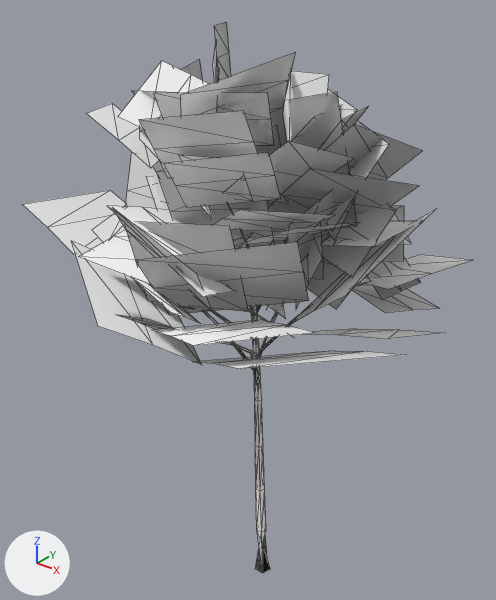
An edit to the glTF model ocean/swat/assets/environment/hollow_woods/trees/oak_1_lod1.glb, drawn before and after from the same camera.
Before and after are seen from a 50 mm lens placed at (18.9, -25.2, 33.8), pointed at (-2.9, 2.2, 16.9). Every picture has the same lights, and +X, +Y and +Z are marked at lower left. The first picture is the older version. Mesh edges are drawn as thin lines. Vertices at exactly the same position are counted once.

In view in the first picture: 'oak_1_lod1'.
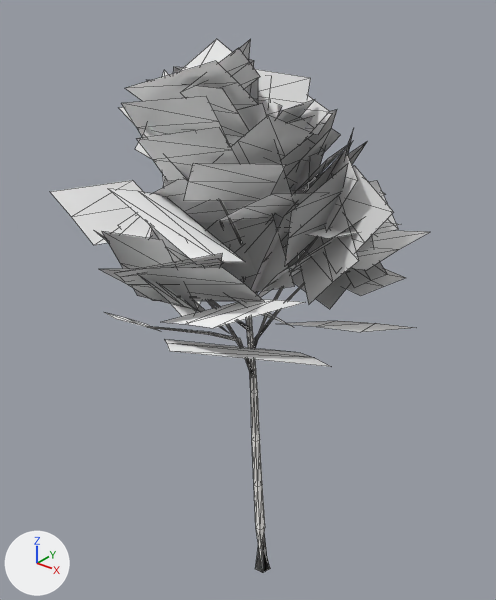
Edits to the bpy script that builds the scene:
```text
Change me_oak_1_lod1:
    remove me_oak_1_lod1.from_pydata(...)  # 828 vertices, 798 faces; spans x -14.1..9.0, y -9.4..13.0, z 0.0..31.7
    add me_oak_1_lod1.from_pydata(...)  # 828 vertices, 798 faces; spans x -12.7..6.6, y -9.0..12.0, z -0.1..30.9
    me_oak_1_lod1 part 1: the loose piece of 46 vertices spanning x -1.4..0.5, y -0.4..0.5, z 0.0..24.3 is multiplied about the mesh origin by the matrix ((1.019, 0.0, -0.035), (0.001, 1.02, 0.011), (0.035, -0.011, 1.019))
    me_oak_1_lod1 part 2: the loose piece of 16 vertices spanning x -1.0..0.0, y -6.3..0.4, z 15.8..20.7 is scaled about its middle by (0.778, 0.911, 0.929), then moved by (-0.7, 0.5, 0.2)
    me_oak_1_lod1 part 3: the loose piece of 16 vertices spanning x -0.9..2.1, y 0.1..2.0, z 14.4..22.1 is scaled about its middle by (1.04, 1.36, 0.989), then moved by (-0.4, 0.5, 0.3)
    me_oak_1_lod1 part 4: the loose piece of 6 vertices spanning x -5.6..3.2, y -2.7..3.2, z 17.3..26.4 is multiplied about its middle by the matrix ((0.829, -0.376, -0.143), (0.392, 0.828, 0.096), (0.089, -0.147, 0.905)), then moved by (-1.9, 0.3, -0.6)
    me_oak_1_lod1 part 5: the loose piece of 6 vertices spanning x 0.7..9.0, y -8.6..-0.2, z 17.2..20.7 is multiplied about its middle by the matrix ((0.885, 0.25, 0.051), (-0.25, 0.886, 0.0), (-0.049, -0.014, 0.92)), then moved by (-2.4, -0.5, -0.3)
    me_oak_1_lod1 part 6: the loose piece of 6 vertices spanning x -1.1..5.3, y -8.7..-2.3, z 19.7..24.5 is multiplied about its middle by the matrix ((0.887, 0.247, 0.041), (-0.235, 0.874, -0.177), (-0.086, 0.16, 0.904)), then moved by (-2.4, -0.1, -0.9)
    me_oak_1_lod1 part 7: the loose piece of 6 vertices spanning x -2.5..2.8, y -6.8..-4.9, z 20.1..24.7 is multiplied about its middle by the matrix ((0.873, 0.285, -0.078), (-0.294, 0.861, -0.146), (0.027, 0.163, 0.906)), then moved by (-2.6, 0.2, -0.9)
    me_oak_1_lod1 part 8: the loose piece of 6 vertices spanning x -2.0..1.2, y -8.5..-6.2, z 18.9..21.0 is multiplied about its middle by the matrix ((0.823, 0.211, -0.061), (-0.218, 0.816, -0.113), (0.03, 0.125, 0.842)), then moved by (-2.5, 0.9, -1.0)
    me_oak_1_lod1 part 9: the loose piece of 6 vertices spanning x -9.8..-1.4, y -8.1..0.4, z 15.8..20.7 is multiplied about its middle by the matrix ((0.865, -0.295, -0.089), (0.309, 0.831, 0.24), (0.003, -0.256, 0.882)), then moved by (0.7, 1.3, 0.8)
    me_oak_1_lod1 part 10: the loose piece of 6 vertices spanning x -9.7..-4.1, y -0.8..0.2, z 20.2..24.7 is multiplied about its middle by the matrix ((0.225, 0.893, -0.012), (-0.876, 0.223, 0.177), (0.175, -0.032, 0.904)), then moved by (1.1, 0.4, 0.0)
    me_oak_1_lod1 part 11: the loose piece of 6 vertices spanning x -14.1..-9.1, y -4.5..2.0, z 19.5..21.8 is multiplied about its middle by the matrix ((0.913, 0.055, 0.094), (-0.054, 0.917, -0.014), (-0.094, 0.009, 0.914)), then moved by (1.2, 0.6, 0.6)
    me_oak_1_lod1 part 12: the loose piece of 6 vertices spanning x -10.4..-7.6, y -2.4..0.0, z 19.0..21.9 is multiplied about its middle by the matrix ((0.848, 0.053, 0.028), (-0.053, 0.848, 0.014), (-0.027, -0.015, 0.849)), then moved by (0.8, 0.8, 0.2)
    me_oak_1_lod1 part 13: the loose piece of 6 vertices spanning x 1.8..7.2, y -0.2..6.1, z 15.2..18.7 is multiplied about its middle by the matrix ((0.92, 0.018, 0.039), (-0.018, 0.921, -0.003), (-0.039, 0.003, 0.92)), then moved by (-1.2, -0.2, 0.1)
    me_oak_1_lod1 part 14: the loose piece of 6 vertices spanning x 1.1..6.1, y -1.5..7.2, z 17.3..23.3 is multiplied about its middle by the matrix ((0.895, 0.21, -0.022), (-0.21, 0.895, -0.019), (0.017, 0.023, 0.92)), then moved by (-2.1, -0.7, 0.5)
    me_oak_1_lod1 part 15: the loose piece of 6 vertices spanning x -0.5..6.9, y 5.2..13.0, z 16.5..19.5 is multiplied about its middle by the matrix ((0.892, -0.219, -0.008), (0.218, 0.889, -0.079), (0.026, 0.075, 0.916)), then moved by (-2.3, -0.4, 0.9)
    me_oak_1_lod1 part 16: the loose piece of 6 vertices spanning x -0.3..5.3, y 6.5..11.9, z 15.7..16.4 is multiplied about its middle by the matrix ((0.901, -0.154, -0.076), (0.137, 0.888, -0.183), (0.104, 0.169, 0.895)), then moved by (-1.9, -0.4, 1.0)
    me_oak_1_lod1 part 17: 578 of 828 vertices moved; they spanned x -13.5..6.1, y -9.4..10.6, z 13.0..31.7 and now span x -12.7..5.5, y -9.0..11.1, z 13.3..30.9; mean shift (-1.0, 0.5, 0.0); largest move (-0.4, -3.9, 29.2) -> (-4.7, 2.3, 30.0)
    other edits to the shape of me_oak_1_lod1 do not show in these pictures
```

Where the change shows, as pixel boxes [x1, y1, x2, y2] in the pictures (496 x 600 px; the box of a moved part takes in the faces that stretch with it):
'oak_1_lod1', reshaped (16% narrower): before [23, 22, 472, 573]; after [50, 39, 429, 573]
part 1 of me_oak_1_lod1, moved or reshaped: before [252, 306, 270, 573]; after [246, 318, 270, 573]
part 2 of me_oak_1_lod1, moved or reshaped: before [180, 306, 255, 341]; after [192, 297, 250, 331]
part 3 of me_oak_1_lod1, moved or reshaped (mostly hidden): before [258, 312, 278, 357]; after [253, 237, 318, 348]
part 4 of me_oak_1_lod1, moved or reshaped: before [251, 200, 286, 319]; after [235, 214, 294, 292]
part 5 of me_oak_1_lod1, moved or reshaped: before [197, 351, 401, 369]; after [165, 339, 331, 367]
part 6 of me_oak_1_lod1, moved or reshaped: before [136, 242, 309, 315]; after [99, 267, 264, 301]
part 7 of me_oak_1_lod1, moved or reshaped: before [127, 222, 248, 312]; after [102, 231, 198, 311]
part 8 of me_oak_1_lod1, moved or reshaped: before [118, 315, 177, 330]; after [104, 312, 159, 331]
part 9 of me_oak_1_lod1, moved or reshaped: before [71, 241, 202, 365]; after [95, 231, 227, 332]
part 10 of me_oak_1_lod1, moved or reshaped (mostly hidden afterwards): before [126, 152, 169, 210]; after [150, 178, 176, 239]
part 11 of me_oak_1_lod1, moved or reshaped: before [23, 190, 126, 254]; after [50, 180, 143, 245]
part 12 of me_oak_1_lod1, moved or reshaped (mostly hidden afterwards): before [92, 205, 126, 242]; after [119, 213, 140, 229]
part 13 of me_oak_1_lod1, moved or reshaped: before [308, 329, 442, 339]; after [280, 321, 414, 332]
part 14 of me_oak_1_lod1, moved or reshaped: before [289, 209, 436, 325]; after [258, 219, 362, 297]
part 15 of me_oak_1_lod1, moved or reshaped: before [360, 254, 472, 289]; after [351, 230, 429, 270]
part 16 of me_oak_1_lod1, moved or reshaped: before [352, 285, 439, 312]; after [342, 269, 406, 296]
part 17 of me_oak_1_lod1, moved or reshaped: before [78, 22, 422, 384]; after [108, 39, 401, 376]
